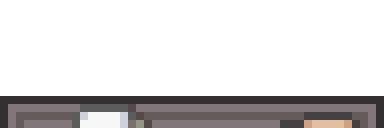
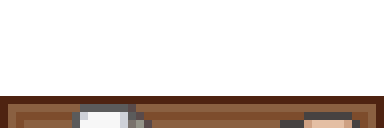
Comparing the layer stacks of the two w=384, h=128 images. Changes:
painted on "Layer 1" over [0, 96, 384, 128]
